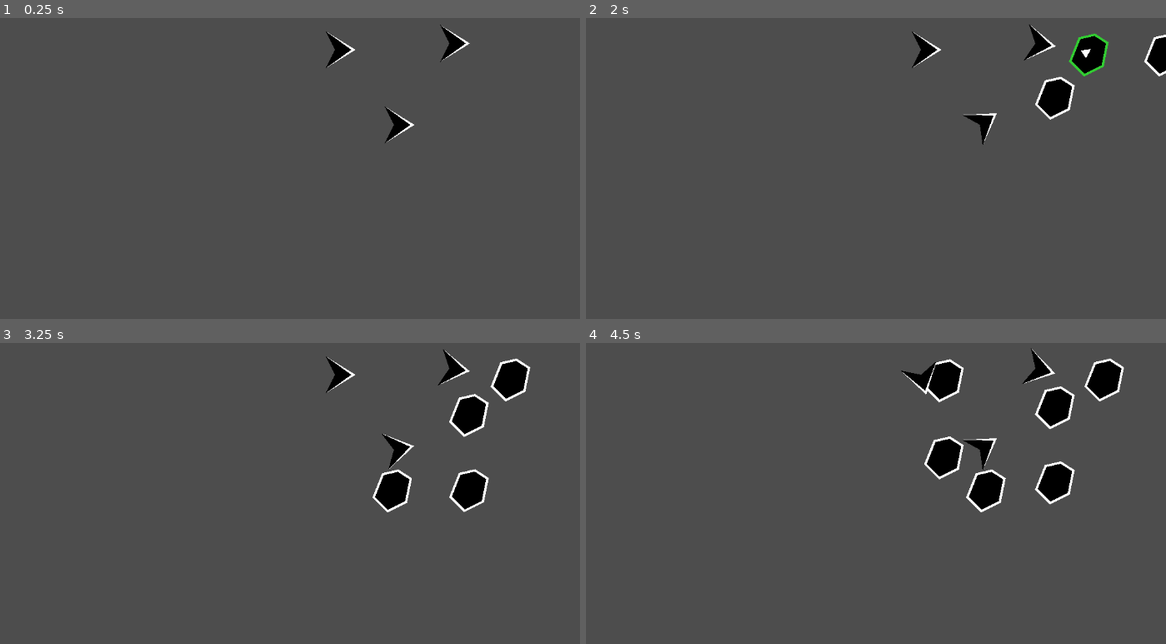
Above: before the commit, frames 1-4 (two rows, left to right).
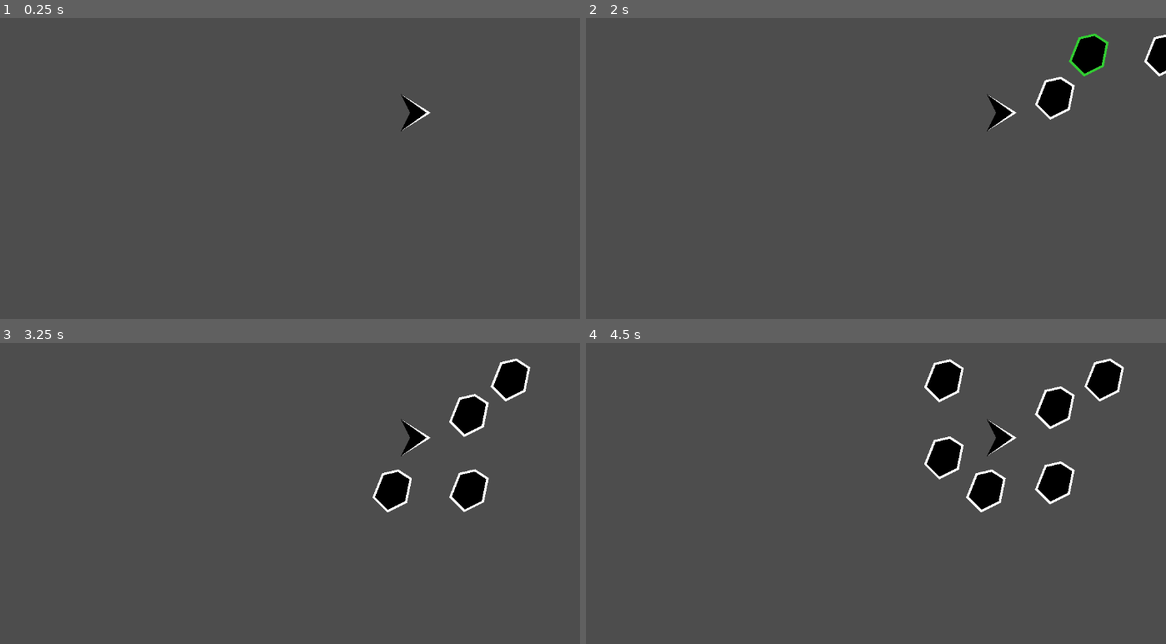
Above: after the commit, the same moments.

Repository: Cuckhands/monkey
Game: Godot game, scene res://scenes/test.tscn
Two runs of this game, one before a commit and one after it. Both use one fixed random seed, a clock stepped at 60 frames per second and the inputs below. The project has no main scene, so this scene is started directly.
Inputs (mouse positions are in pixels of both pictures, inside the frame that each line leads up to):
- Up to frame 1 (0.25 s): no input
- Up to frame 2 (2 s): tap Enter at 0.5 s; move the mouse to (980, 114) at 0.52 s; move the mouse to (1096, 54) at 1.27 s
- Up to frame 3 (3.25 s): move the mouse to (498, 379) at 2.02 s; move the mouse to (487, 379) at 2.77 s
- Up to frame 4 (4.5 s): move the mouse to (1067, 379) at 3.52 s; move the mouse to (1055, 382) at 4.27 s

The runs differ from the first frame. In frame 1, 0.9% of the frame differs, in the area x 56-82%, y 2-42%; in frame 2, 0.9%, in the area x 56-88%, y 2-43%; in frame 3, 0.9%; in frame 4, 0.9%.
Error before the commit: Invalid access to property or key 'death' on a base object of type 'Area2D (Asteroid)'. (res://scripts/follower.gd:7)
Error after the commit: Cannot call method 'stop' on a null value. (res://scripts/monkey.gd:45)

Commit message:
Attempted to abstract Monkey
Not functional

Diff:
--- /dev/null
+++ b/scenes/dart_monkey.tscn
@@ -0,0 +1,35 @@
+[gd_scene load_steps=4 format=3 uid="uid://yahqb7m1uuf8"]
+
+[ext_resource type="Script" uid="uid://biuebsnlp828v" path="res://scripts/dart_monkey.gd" id="1_20gkq"]
+
+[sub_resource type="CircleShape2D" id="CircleShape2D_20gkq"]
+radius = 128.0
+
+[sub_resource type="Curve" id="Curve_2ggic"]
+_data = [Vector2(0, 1), 0.0, 0.0, 0, 0, Vector2(0.3, 0), 0.0, 0.0, 0, 0, Vector2(0.7, 0), 0.0, 0.0, 0, 0, Vector2(1, 1), 0.0, 0.0, 0, 0]
+point_count = 4
+metadata/_snap_enabled = true
+
+[node name="Dart Monkey" type="Node2D"]
+script = ExtResource("1_20gkq")
+
+[node name="Hitbox" type="Area2D" parent="."]
+collision_layer = 0
+
+[node name="CollisionShape2D" type="CollisionShape2D" parent="Hitbox"]
+shape = SubResource("CircleShape2D_20gkq")
+
+[node name="Visual" type="Node2D" parent="."]
+
+[node name="Polygon2D" type="Polygon2D" parent="Visual"]
+color = Color(0, 0, 0, 1)
+polygon = PackedVector2Array(32, 0, -16, -32, 0, 0, -16, 32)
+
+[node name="Line2D" type="Line2D" parent="Visual"]
+points = PackedVector2Array(32, 0, -16, -32, 0, 0, -16, 32)
+closed = true
+width = 4.0
+width_curve = SubResource("Curve_2ggic")
+
+[node name="AttackTimer" type="Timer" parent="."]
+one_shot = true
--- a/scenes/monkey.tscn
+++ b/scenes/monkey.tscn
@@ -1,39 +1,6 @@
-[gd_scene load_steps=4 format=3 uid="uid://ghayaikku8ka"]
+[gd_scene load_steps=2 format=3 uid="uid://ghayaikku8ka"]
 
 [ext_resource type="Script" uid="uid://hjvf5vygrbrs" path="res://scripts/monkey.gd" id="1_to385"]
 
-[sub_resource type="CircleShape2D" id="CircleShape2D_1exwu"]
-radius = 128.0
-
-[sub_resource type="Curve" id="Curve_1exwu"]
-_data = [Vector2(0, 1), 0.0, 0.0, 0, 0, Vector2(0.3, 0), 0.0, 0.0, 0, 0, Vector2(0.7, 0), 0.0, 0.0, 0, 0, Vector2(1, 1), 0.0, 0.0, 0, 0]
-point_count = 4
-metadata/_snap_enabled = true
-
 [node name="Monkey" type="Node2D"]
 script = ExtResource("1_to385")
-
-[node name="Hitbox" type="Area2D" parent="."]
-collision_layer = 0
-
-[node name="CollisionShape2D" type="CollisionShape2D" parent="Hitbox"]
-shape = SubResource("CircleShape2D_1exwu")
-
-[node name="Visual" type="Node2D" parent="."]
-
-[node name="Polygon2D" type="Polygon2D" parent="Visual"]
-color = Color(0, 0, 0, 1)
-polygon = PackedVector2Array(32, 0, -16, -32, 0, 0, -16, 32)
-
-[node name="Line2D" type="Line2D" parent="Visual"]
-points = PackedVector2Array(32, 0, -16, -32, 0, 0, -16, 32)
-closed = true
-width = 4.0
-width_curve = SubResource("Curve_1exwu")
-
-[node name="AttackTimer" type="Timer" parent="."]
-one_shot = true
-
-[connection signal="area_entered" from="Hitbox" to="." method="_on_vision_box_area_entered"]
-[connection signal="area_exited" from="Hitbox" to="." method="_on_vision_box_area_exited"]
-[connection signal="timeout" from="AttackTimer" to="." method="_on_attack_timer_timeout"]
--- a/scenes/test.tscn
+++ b/scenes/test.tscn
@@ -1,7 +1,7 @@
 [gd_scene load_steps=4 format=3 uid="uid://cw6u5ye8dcfg4"]
 
 [ext_resource type="Script" uid="uid://crw3xxq4pyvk3" path="res://scripts/test.gd" id="1_6uqi0"]
-[ext_resource type="PackedScene" uid="uid://ghayaikku8ka" path="res://scenes/monkey.tscn" id="2_ppyta"]
+[ext_resource type="PackedScene" uid="uid://yahqb7m1uuf8" path="res://scenes/dart_monkey.tscn" id="2_bl13t"]
 
 [sub_resource type="Curve2D" id="Curve2D_8uh7m"]
 _data = {
@@ -19,16 +19,7 @@
 wait_time = 0.66
 autostart = true
 
-[node name="Marker2D" type="Marker2D" parent="."]
-position = Vector2(1005, 192)
-
-[node name="Monkey" parent="." instance=ExtResource("2_ppyta")]
-position = Vector2(926, 171)
-
-[node name="Monkey2" parent="." instance=ExtResource("2_ppyta")]
-position = Vector2(728, 182)
-
-[node name="Monkey3" parent="." instance=ExtResource("2_ppyta")]
-position = Vector2(830, 312)
+[node name="Dart Monkey" parent="." instance=ExtResource("2_bl13t")]
+position = Vector2(858, 291)
 
 [connection signal="timeout" from="SpawnTimer" to="." method="_on_spawn_timer_timeout"]
--- a/scripts/dart.gd
+++ b/scripts/dart.gd
@@ -3,6 +3,8 @@
 @onready var timer: Timer = $Timer
 
 var dart_ms: float = 1000.0
+var damage: int = 1
+var pierce: int = 0
 
 # Called when the node enters the scene tree for the first time.
 func _ready() -> void:
@@ -16,8 +18,10 @@
 
 
 func _on_area_entered(area: Area2D) -> void:
-	area.hit()
-	queue_free()
+	area.hit(damage)
+	pierce -= 1
+	if pierce <= 0:
+		queue_free()
 
 # After the dart travels for the timer's length (1 second), it dies.
 func _on_timer_timeout() -> void:
--- /dev/null
+++ b/scripts/dart_monkey.gd
@@ -0,0 +1 @@
+extends Monkey
--- a/scripts/follower.gd
+++ b/scripts/follower.gd
@@ -4,7 +4,7 @@
 
 # Called when the node enters the scene tree for the first time.
 func _ready() -> void:
-	asteroid.death.connect(_on_death)
+	asteroid.died.connect(_on_death)
 	pass # Replace with function body.
 
 
--- a/scripts/monkey.gd
+++ b/scripts/monkey.gd
@@ -1,4 +1,5 @@
 ## Base Monkey type
+@abstract
 class_name Monkey extends Node2D
 # TODO: Make this an @abstract class and create child monkeys that inherit it.
 
@@ -23,10 +24,10 @@
 }
 
 
-const DART = preload("res://scenes/dart.tscn")
-@onready var hitbox: Area2D = $Hitbox
-@onready var visual: Node2D = $Visual
-@onready var attack_timer: Timer = $AttackTimer
+@onready var PROJECTILE: PackedScene = null
+@onready var hitbox: Area2D = null
+@onready var visual: Node2D = null
+@onready var attack_timer: Timer = null
 
 ## Self-explanatory
 var current_priority := AttackPriority.NEAREST
@@ -36,9 +37,16 @@
 	"target_position": Vector2(0.0, 0.0)
 }
 
+func _init():
+	print("Monkey Initialized")
+
 # Called when the node enters the scene tree for the first time.
 func _ready() -> void:
 	attack_timer.stop()
+	attack_timer.timeout.connect(_on_attack_timer_timeout)
+	hitbox.area_entered.connect(_on_vision_box_area_entered)
+	hitbox.area_exited.connect(_on_vision_box_area_exited)
+
 
 
 # Called 60 times a second. 'delta' is the elapsed time since the previous tick.
@@ -68,15 +76,15 @@
 # This only recognizes when an object enters and is not a constant check.
 func _on_vision_box_area_entered(_area: Area2D) -> void:
 	if attack_timer.is_stopped():
-		call_deferred("throw_dart")
+		call_deferred("throw_projectile")
 
 
 func _on_vision_box_area_exited(_area: Area2D) -> void:
 	pass
 
 
-## Rotates the monkey and spawns a dart pointing at the asteroid
-func throw_dart() -> void:
+## Rotates the monkey and spawns a projectile pointing at the asteroid
+func throw() -> void:
 	# Targets the area of the asteroid it intends to shoot
 	var target_area: Area2D
 	var areas: Array[Area2D] = hitbox.get_overlapping_areas()
@@ -91,22 +99,22 @@
 	# Rotates the monkey
 	visual.rotation += (visual.get_angle_to(target_position))
 
-	# Creates the dart and rotates it
-	var dart: Area2D = DART.instantiate()
+	# Creates the projectile and rotates it
+	var projectile: Area2D = PROJECTILE.instantiate()
 
 	# BUG: Something goes wrong here when the _area_entered calls this function
-	# and the dart gets thrown. It specifically calls out this line for changing
+	# and the projectile gets thrown. It specifically calls out this line for changing
 	# its state while "flushing queries".
-	get_parent().add_child(dart)
-	dart.rotate(visual.rotation)
-	dart.position = position
+	get_parent().add_child(projectile)
+	projectile.rotate(visual.rotation)
+	projectile.position = position
 
 	attack_timer.start()
 
-## Throws a dart upon timer completion if there is at least one asteroid inside
+## Throws a projectile upon timer completion if there is at least one asteroid inside
 func _on_attack_timer_timeout() -> void:
 	if (hitbox.has_overlapping_areas()):
-		throw_dart()
+		throw()
 
 ## Takes in a list of areas and then returns one based on our AttackPriority
 func get_target_area(areas: Array[Area2D], mode: AttackPriority) -> Area2D:
Not shown, changed: ReadMe.txt
Not shown, added: scripts/dart_monkey.gd.uid
